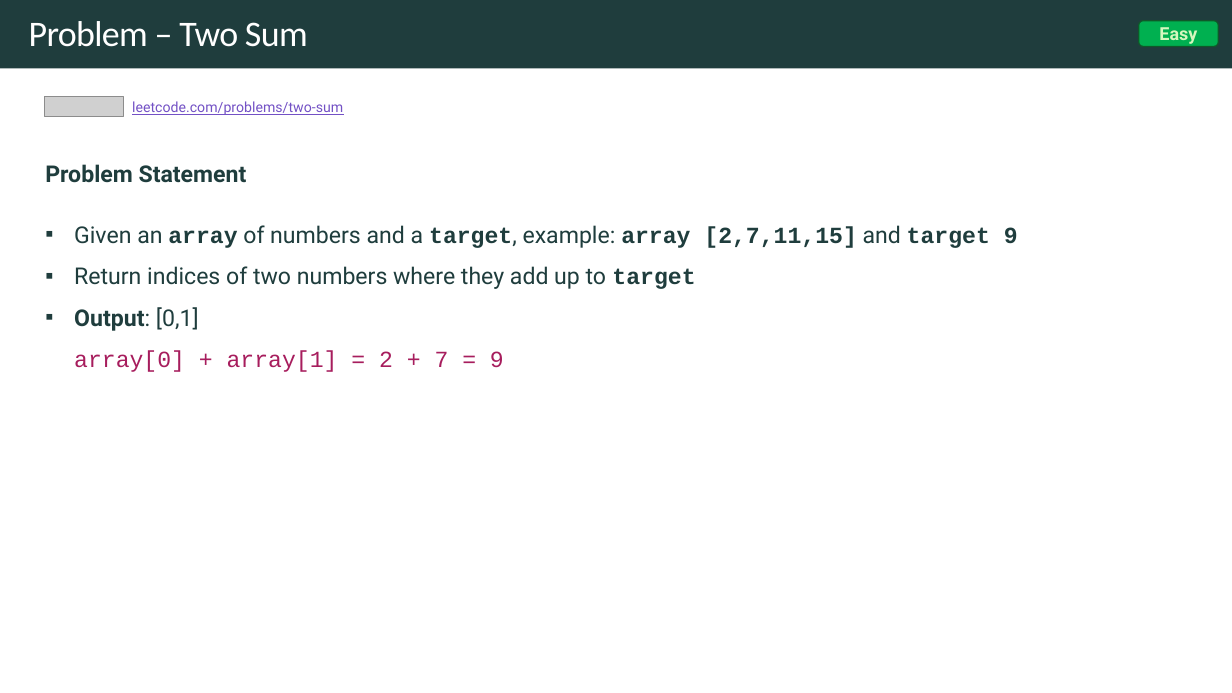
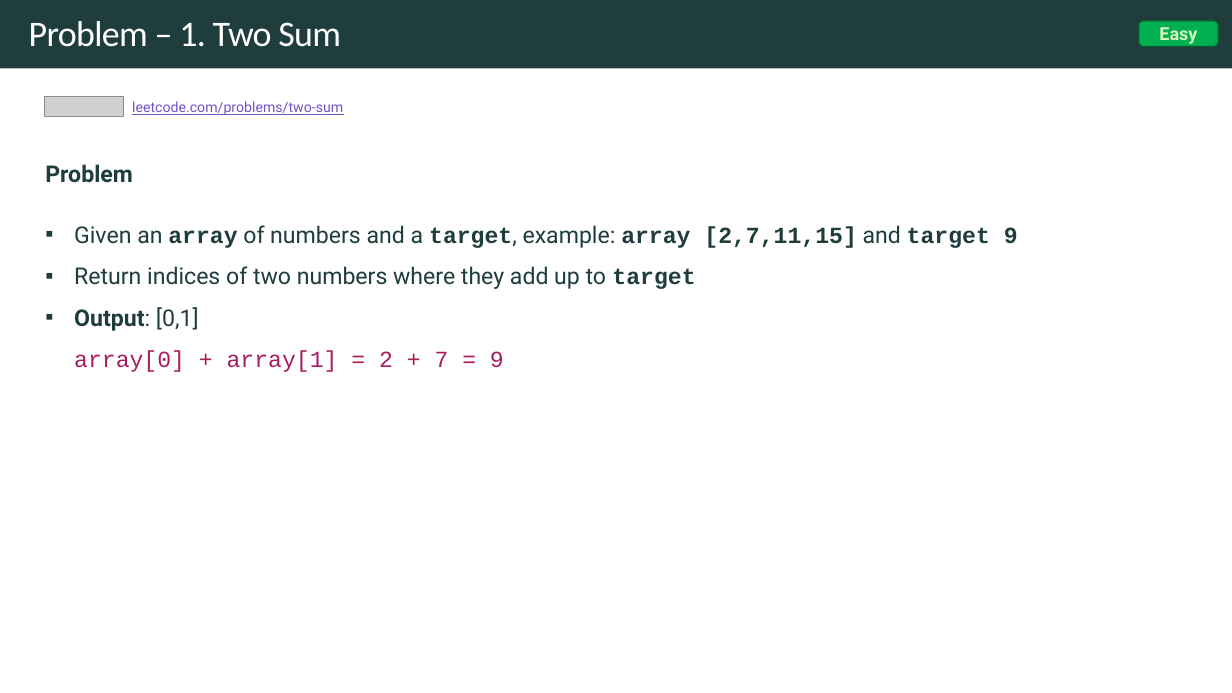
Before and after one commit to rfdavid/coding-interview-handbook-cpp, a slide deck: slide 24 of Algorithm and problem Solving Cheatsheet.pptm (slide 20 before the commit). Drawn at 1232x693 pixels with LibreOffice and Linux fonts; fonts in the diff are those of the drawing; grey boxes stand for pictures. Boxes give left, top, right and bottom in pixels: in the first picture for what was removed or moved away, otherwise in the second. Text is boxed around its words. In the diff, an @@ line names an element or a change of style, - is before the commit and + after.

```diff
--- a/Algorithm and problem Solving Cheatsheet.pptm
+++ b/Algorithm and problem Solving Cheatsheet.pptm
@@ title at [29, 21, 341, 47]: text changed @@
-Problem – Two Sum
+Problem – 1. Two Sum
@@ text at [45, 164, 133, 183]: text changed @@
-Problem Statement
+Problem
```
Also in this commit, not shown: 4 other slides changed, 13 slides added, 1 slide removed, 16 other files.
